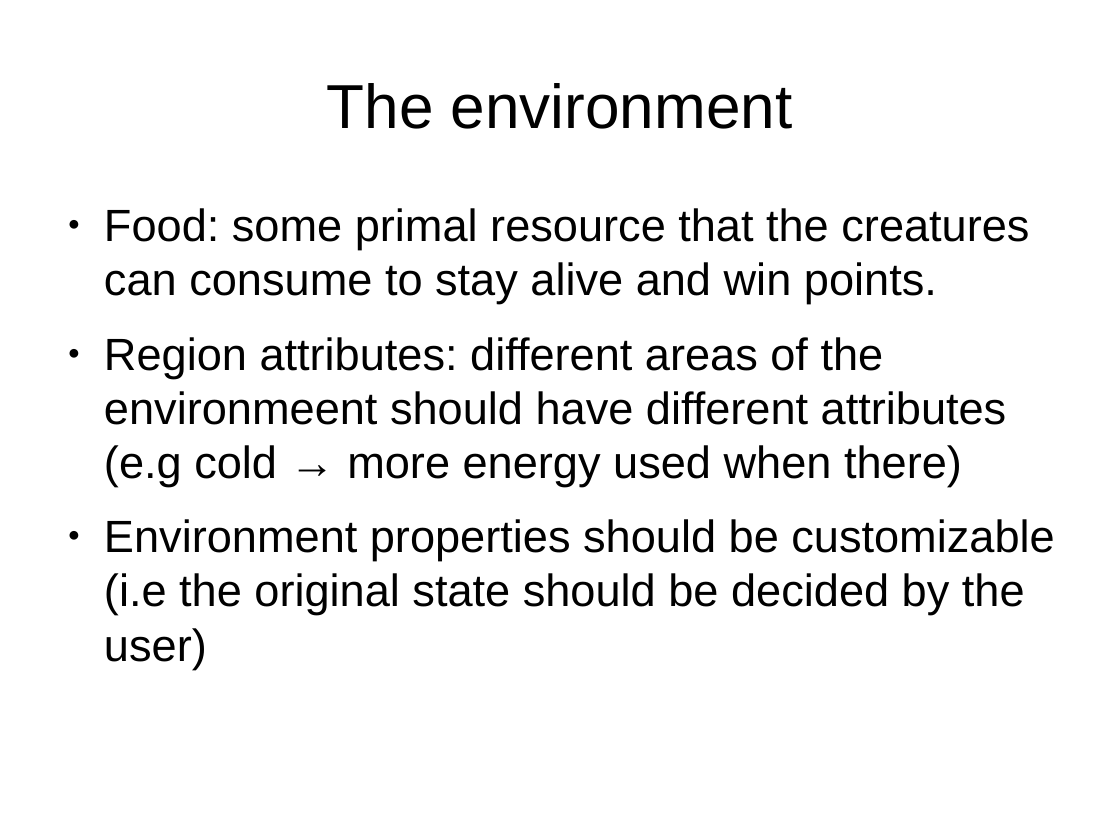
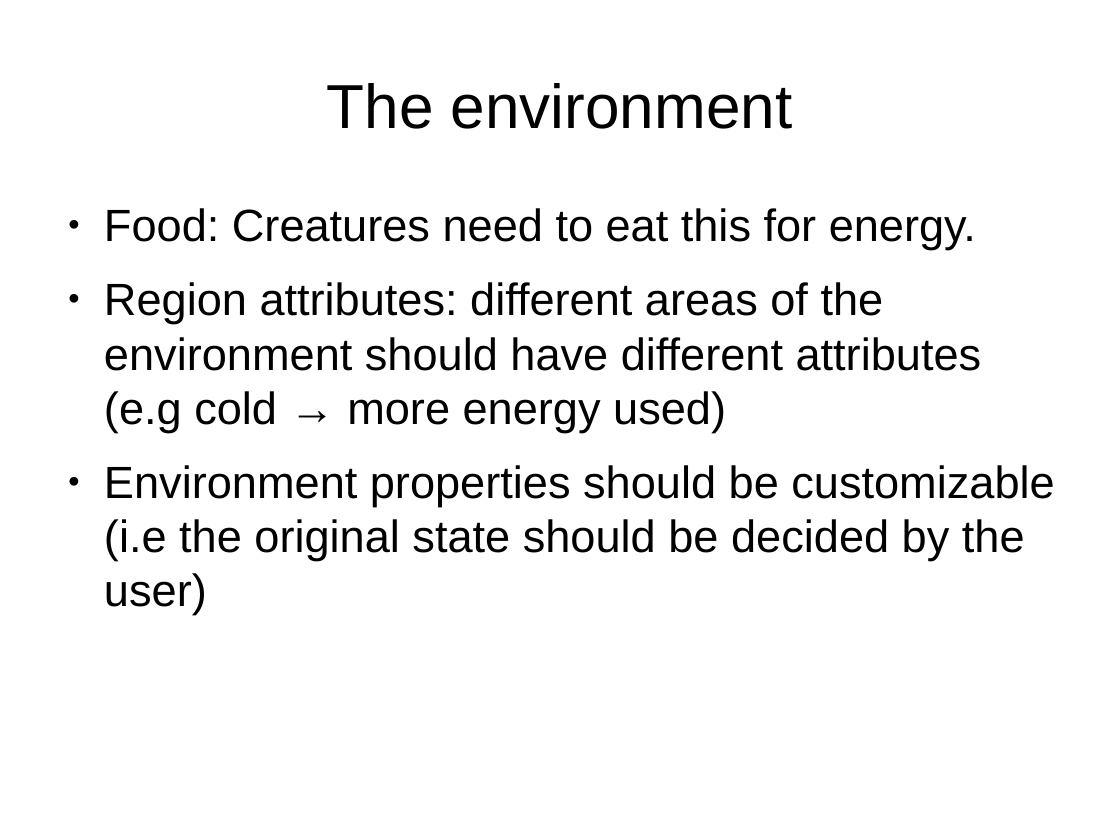
Before and after one commit to ttoocs/Cpsc565_Project, a slide deck: slide 6 of preview_slides/Preview_Slides.odp. Drawn at 1120x840 pixels with LibreOffice and Linux fonts; fonts in the diff are those of the drawing. Boxes give left, top, right and bottom in pixels: in the first picture for what was removed or moved away, otherwise in the second. Text is boxed around its words. In the diff, an @@ line names an element or a change of style, - is before the commit and + after.

Commit message:
more stuff

```diff
--- a/preview_slides/Preview_Slides.odp
+++ b/preview_slides/Preview_Slides.odp
@@ text at [104, 208, 982, 432]: text changed @@
-● Food: some primal resource that the creatures can consume to stay alive and win points.
-● Region attributes: different areas of the environmeent should have different attributes (e.g cold → more energy used when there)
+● Food: Creatures need to eat this for energy.
+● Region attributes: different areas of the environment should have different attributes (e.g cold → more energy used)
```
Also in this commit, not shown: 1 slide added.
